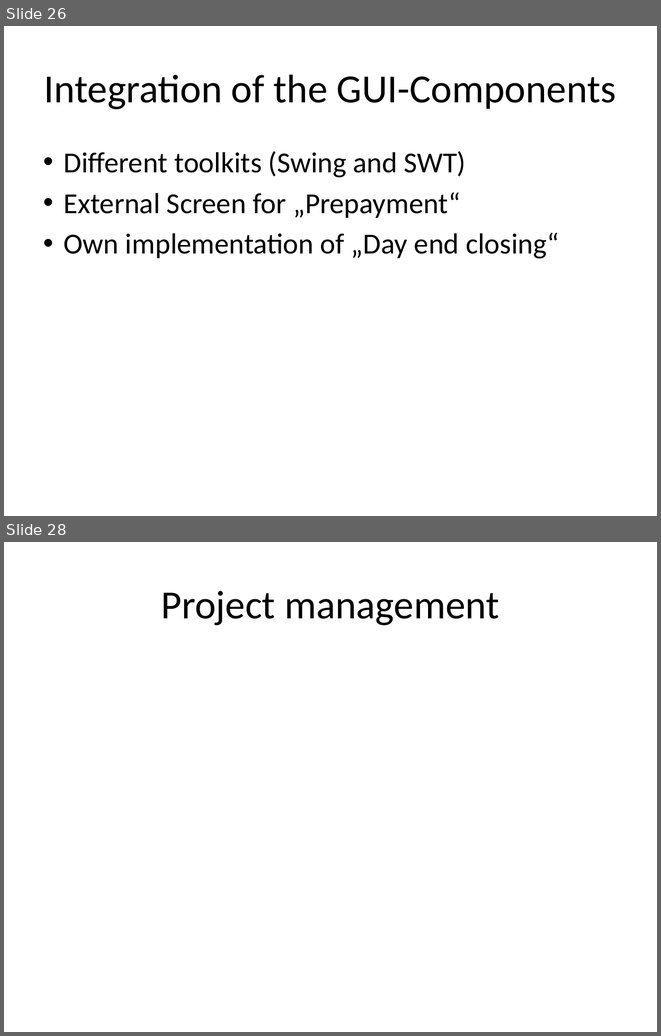
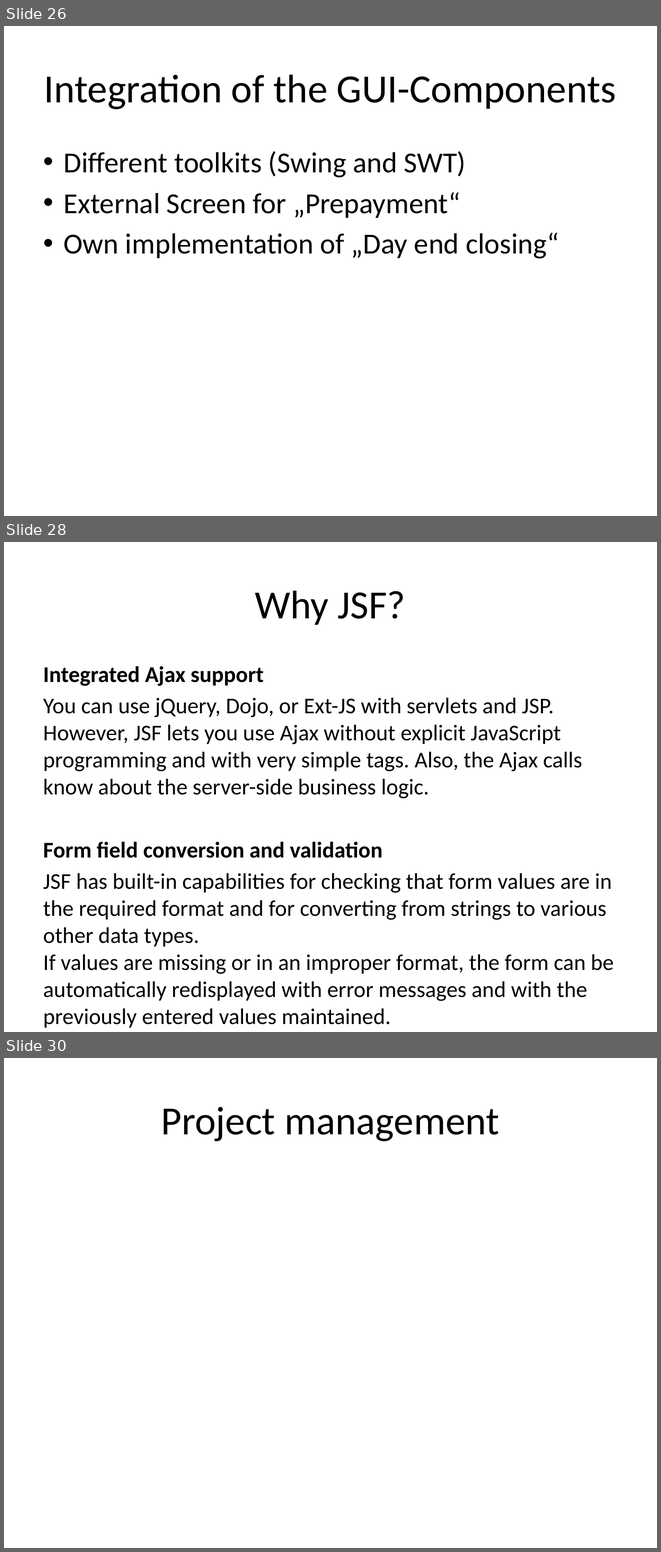
Before and after one commit to markusmo/HotelSoftware, a slide deck: Documentation/Praesentation/PresentationRoomanizer.pptx. Shown one above the other, each under a label of ours: slides 26 and 28 before the commit, slides 26, 28 and 30 after it; the slides between them are not shown. The pictures are 661x1036 and 661x1552 pixels, drawn with LibreOffice and Linux fonts; fonts in the diff are those of the drawing. Boxes give left, top, right and bottom in pixels: in the first picture for what was removed or moved away, otherwise in the second. Text is boxed around its words. In the diff, an @@ line names an element or a change of style, - is before the commit and + after.

Commit message:
ErfahrungsberichtJS.docx und präsentation

```diff
--- a/Documentation/Praesentation/PresentationRoomanizer.pptx
+++ b/Documentation/Praesentation/PresentationRoomanizer.pptx
@@ slide 28 added at <box>4,542,657,1032</box>, background #FFFFFF @@
@@ title added at <box>255,590,406,625</box>, 44 pt, text #000000 @@
+Why JSF?
@@ text added at <box>43,666,614,1027</box>, 24.8 pt, text #000000 @@
+Integrated Ajax support
+You can use jQuery, Dojo, or Ext-JS with servlets and JSP. However, JSF lets you use Ajax without explicit JavaScript programming and with very simple tags. Also, the Ajax calls know about the server-side business logic.
+Form field conversion and validation
+JSF has built-in capabilities for checking that form values are in the required format and for converting from strings to various other data types.
+If values are missing or in an improper format, the form can be automatically redisplayed with error messages and with the previously entered values maintained.
@@ what was slide 28 is now slide 30 @@
```
Also in this commit, not shown: 1 slide changed, 1 other slide added, 1 other file.
